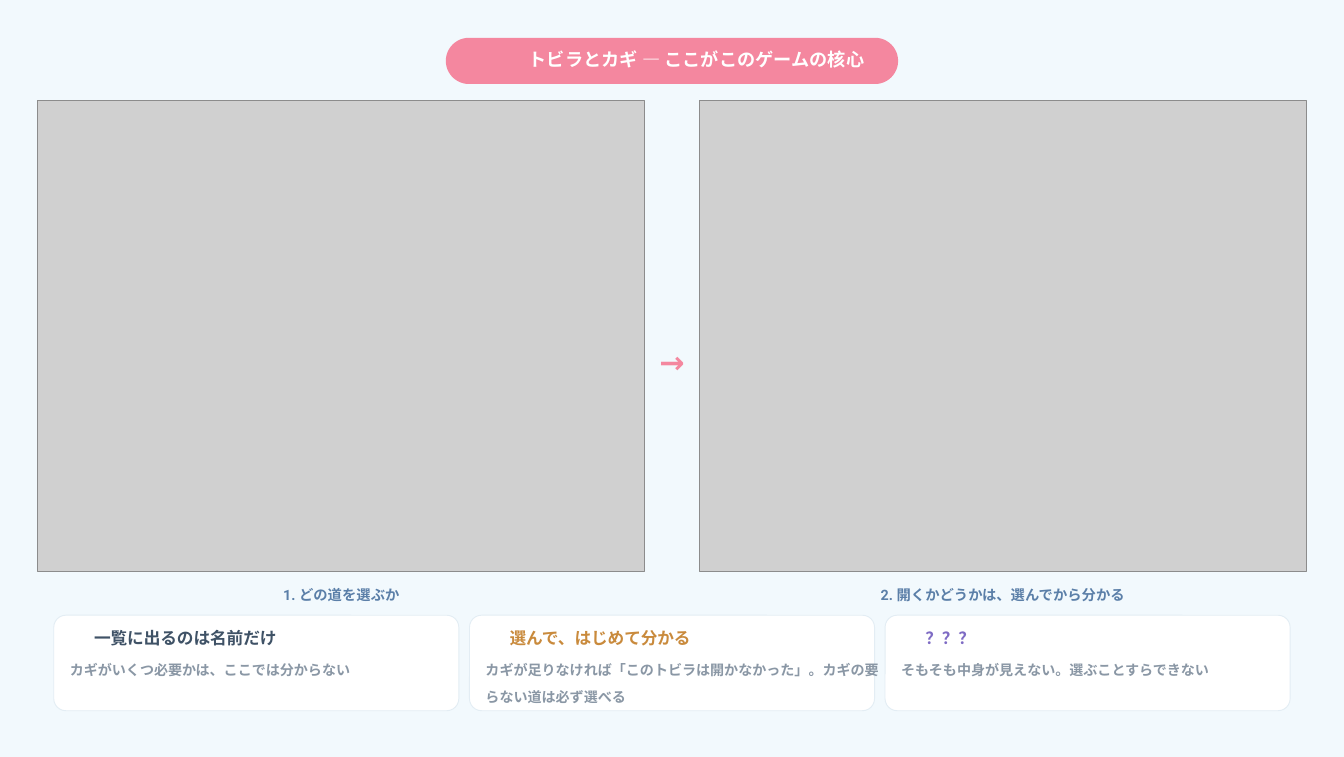
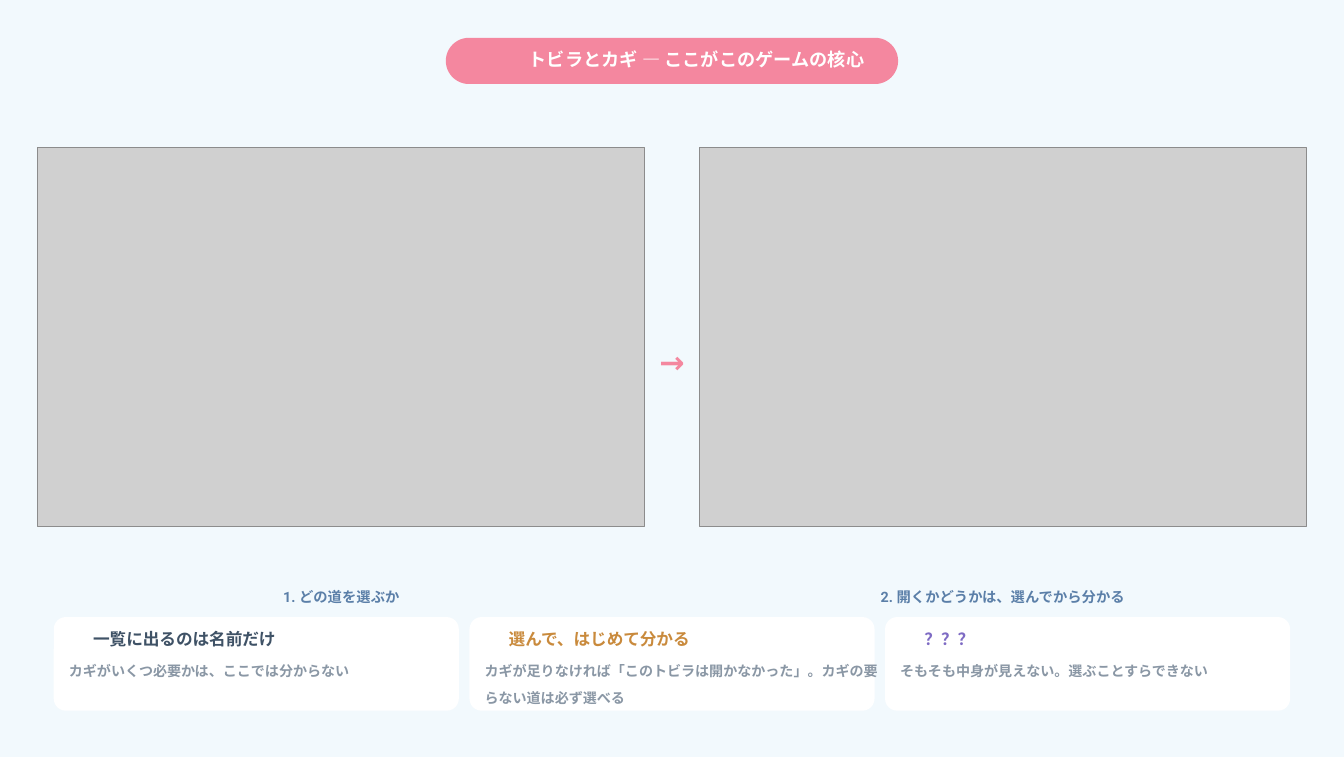
Before and after one commit to arico1101/door-world-short-online, a slide deck: slide 11 of slides.pptx. Drawn at 1344x757 pixels with LibreOffice and Linux fonts; fonts in the diff are those of the drawing; grey boxes stand for pictures; background and template pictures are left out. Boxes give left, top, right and bottom in pixels: in the first picture for what was removed or moved away, otherwise in the second. Text is boxed around its words. In the diff, an @@ line names an element or a change of style, - is before the commit and + after.

```diff
--- a/slides.pptx
+++ b/slides.pptx
@@ picture: place and size @@
-picture at (38, 100, 644, 571)
+picture at (38, 147, 644, 526)
@@ picture: place and size @@
-picture at (699, 100, 1305, 571)
+picture at (699, 147, 1305, 526)
@@ outline #E3EDF4 0.75 pt to none; proportions changed in 3 elements at (54, 617, 459, 711), (470, 617, 874, 711), (885, 617, 1290, 711) @@
```
Also in this commit, not shown: 10 other slides changed, 4 other files.
